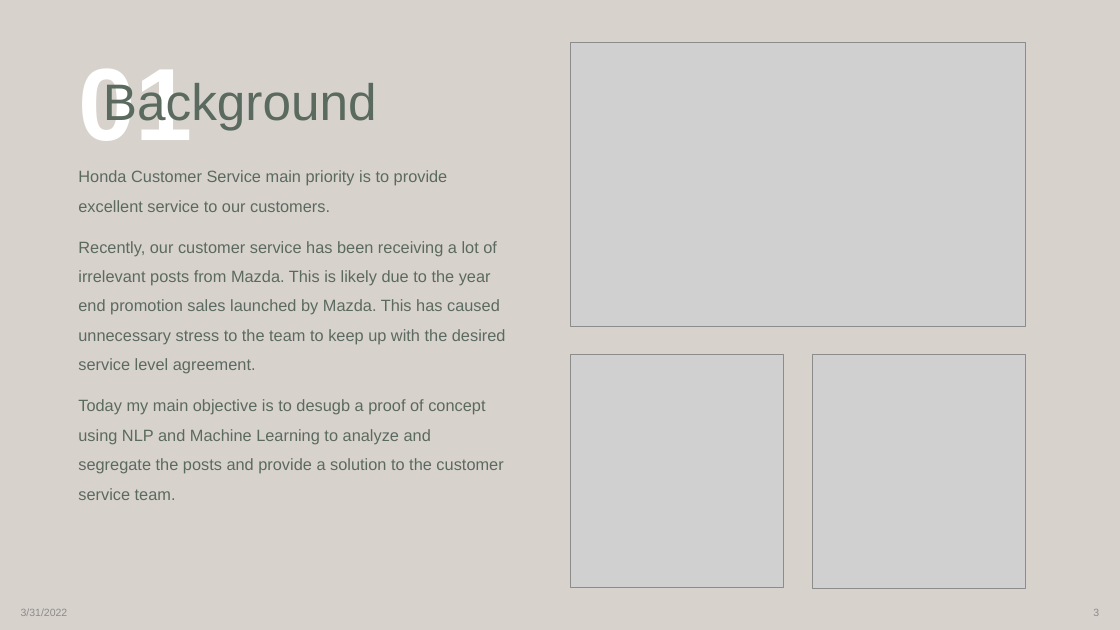
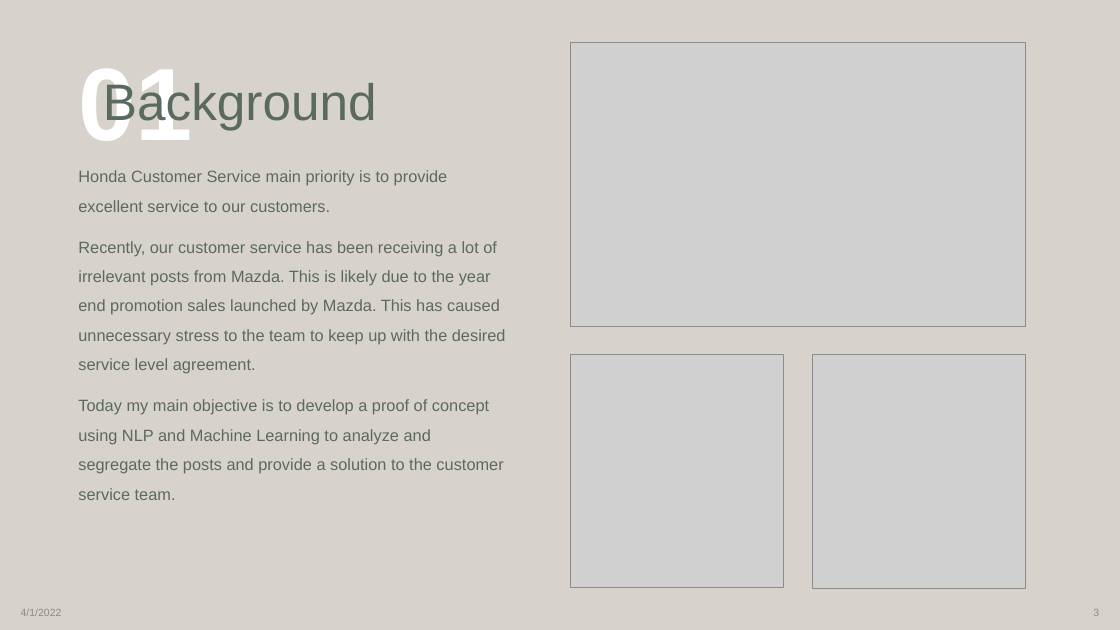
Before and after one commit to yyuetmeng/GA-Project, a slide deck: slide 3 of Project 3- SubReddit Classification/Analysis of Honda Post versus.pptx. Drawn at 1120x630 pixels with LibreOffice and Linux fonts; fonts in the diff are those of the drawing; grey boxes stand for pictures. Boxes give left, top, right and bottom in pixels: in the first picture for what was removed or moved away, otherwise in the second. Text is boxed around its words. In the diff, an @@ line names an element or a change of style, - is before the commit and + after.

```diff
--- a/Project 3- SubReddit Classification/Analysis of Honda Post versus.pptx
+++ b/Project 3- SubReddit Classification/Analysis of Honda Post versus.pptx
@@ text at (78,399,503,500): text changed @@
-Today my main objective is to desugb a proof of concept using NLP and Machine Learning to analyze and segregate the posts and provide a solution to the customer service team.
+Today my main objective is to develop a proof of concept using NLP and Machine Learning to analyze and segregate the posts and provide a solution to the customer service team.
@@ text at (21,609,62,616): text changed @@
-3/31/2022
+4/1/2022
```
Also in this commit, not shown: 14 other slides changed, 14 other files.
